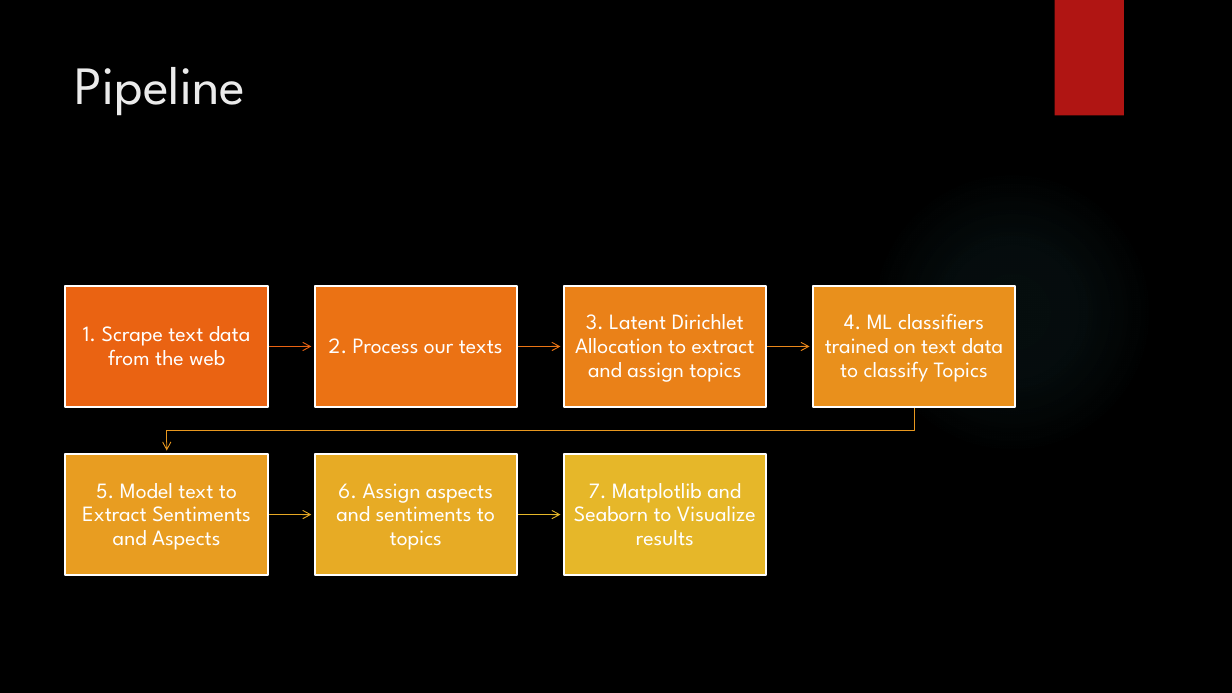
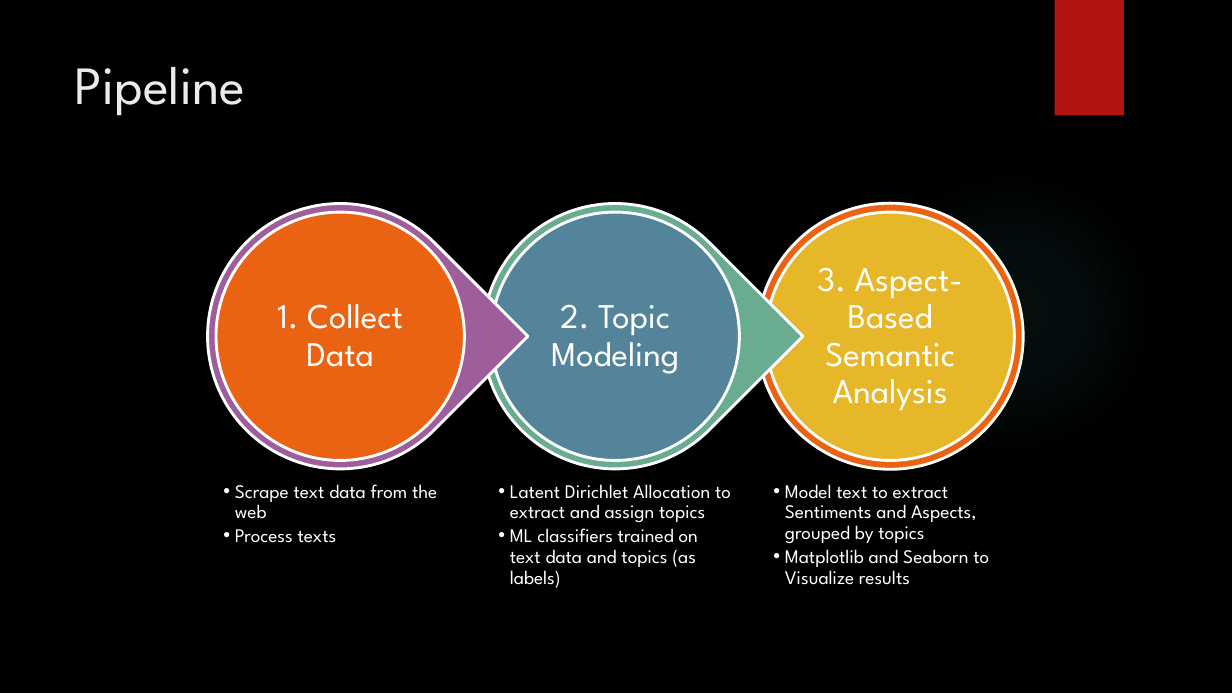
Before and after one commit to ayan1995/Thinkful, a slide deck: slide 5 of Bootcamp/Final Capstone Opinion Mining/Opinion Mining Presentation.pptx. Drawn at 1232x693 pixels with LibreOffice and Linux fonts; fonts in the diff are those of the drawing; background and template pictures are left out. Boxes give left, top, right and bottom in pixels: in the first picture for what was removed or moved away, otherwise in the second. Text is boxed around its words. In the diff, an @@ line names an element or a change of style, - is before the commit and + after.

```diff
--- a/Bootcamp/Final Capstone Opinion Mining/Opinion Mining Presentation.pptx
+++ b/Bootcamp/Final Capstone Opinion Mining/Opinion Mining Presentation.pptx
@@ group added at bbox=[153, 148, 1023, 524]: 4 ellipses, 3 texts, 2 teardrops @@
+3. Aspect-Based Semantic Analysis
+2. Topic Modeling
+1. Collect Data
@@ vertical alignment middle to top in 3 elements at bbox=[235, 484, 437, 543], bbox=[510, 484, 731, 588], bbox=[785, 484, 989, 585] @@
@@ text at bbox=[235, 484, 437, 543]: text changed; size 17 to 15 pt @@
-1. Scrape text data from the web
+  • Scrape text data from the web
+  • Process texts
@@ text at bbox=[510, 484, 731, 588]: text changed; size 17 to 15 pt @@
-3. Latent Dirichlet Allocation to extract and assign topics
+  • Latent Dirichlet Allocation to extract and assign topics
+  • ML classifiers trained on text data and topics (as labels)
@@ group removed at bbox=[66, 286, 1016, 576]: 7 rectangles, 6 freeform shapes, 4 texts @@
-2. Process our texts
-4. ML classifiers trained on text data to classify Topics
-6. Assign aspects and sentiments to topics
-7. Matplotlib and Seaborn to Visualize results
@@ text at bbox=[785, 484, 989, 585]: text changed; size 17 to 15 pt @@
-5. Model text to Extract Sentiments and Aspects
+  • Model text to extract Sentiments and Aspects, grouped by topics
+  • Matplotlib and Seaborn to Visualize results
```
Also in this commit, not shown: 5 other slides changed, 1 slide added, 11 slides removed, 1 other file.
